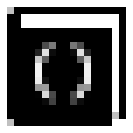
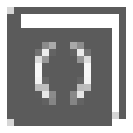
Layers edited between the first and the second w=133, h=133 image:
renamed "New Layer" to "New Layer#1", painted on it over [7, 7, 126, 126]
hid "Background" over [7, 7, 126, 126]
